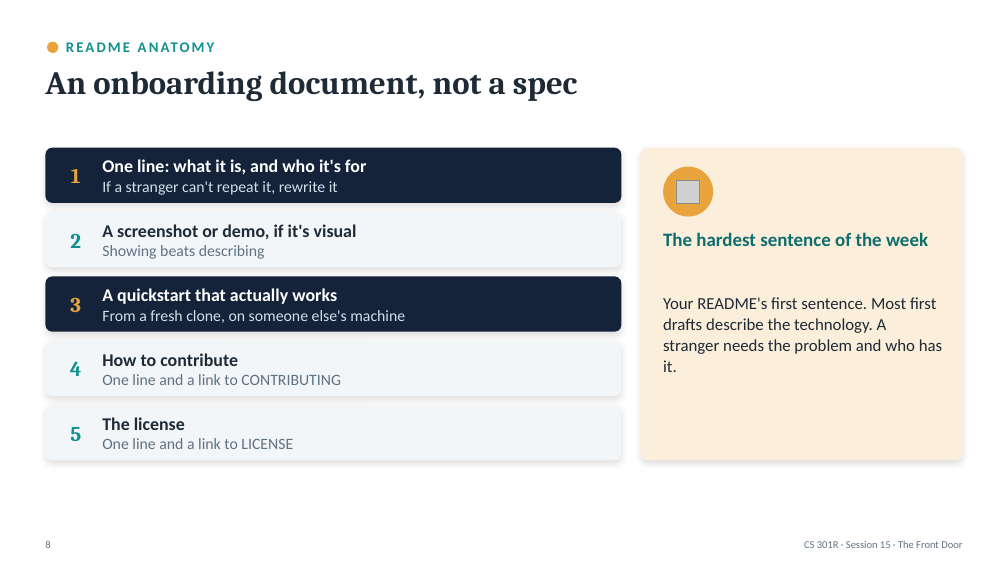
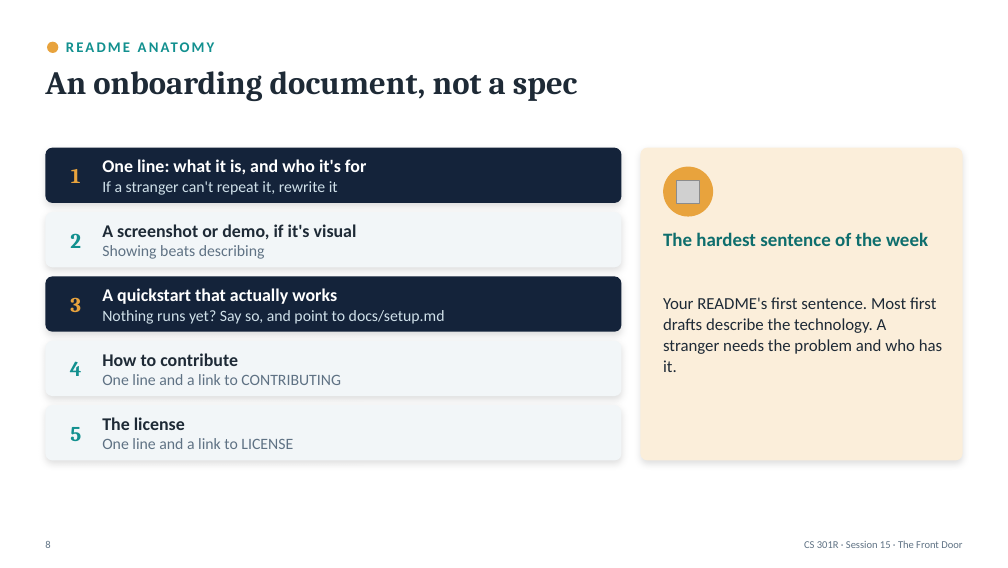
Before and after one commit to BYU-CS-Course-Ops/CS380, a slide deck: slide 8 of canvas_material/lectures/powerpoint/Session15-FrontDoor.pptx. Drawn at 1008x568 pixels with LibreOffice and Linux fonts; fonts in the diff are those of the drawing; grey boxes stand for pictures. Boxes give left, top, right and bottom in pixels: in the first picture for what was removed or moved away, otherwise in the second. Text is boxed around its words. In the diff, an @@ line names an element or a change of style, - is before the commit and + after.

```diff
--- a/canvas_material/lectures/powerpoint/Session15-FrontDoor.pptx
+++ b/canvas_material/lectures/powerpoint/Session15-FrontDoor.pptx
@@ text at bbox=[102, 310, 445, 324]: text changed @@
-From a fresh clone, on someone else's machine
+Nothing runs yet? Say so, and point to docs/setup.md
```
Also in this commit, not shown: 1 other slide changed, 37 other files.
